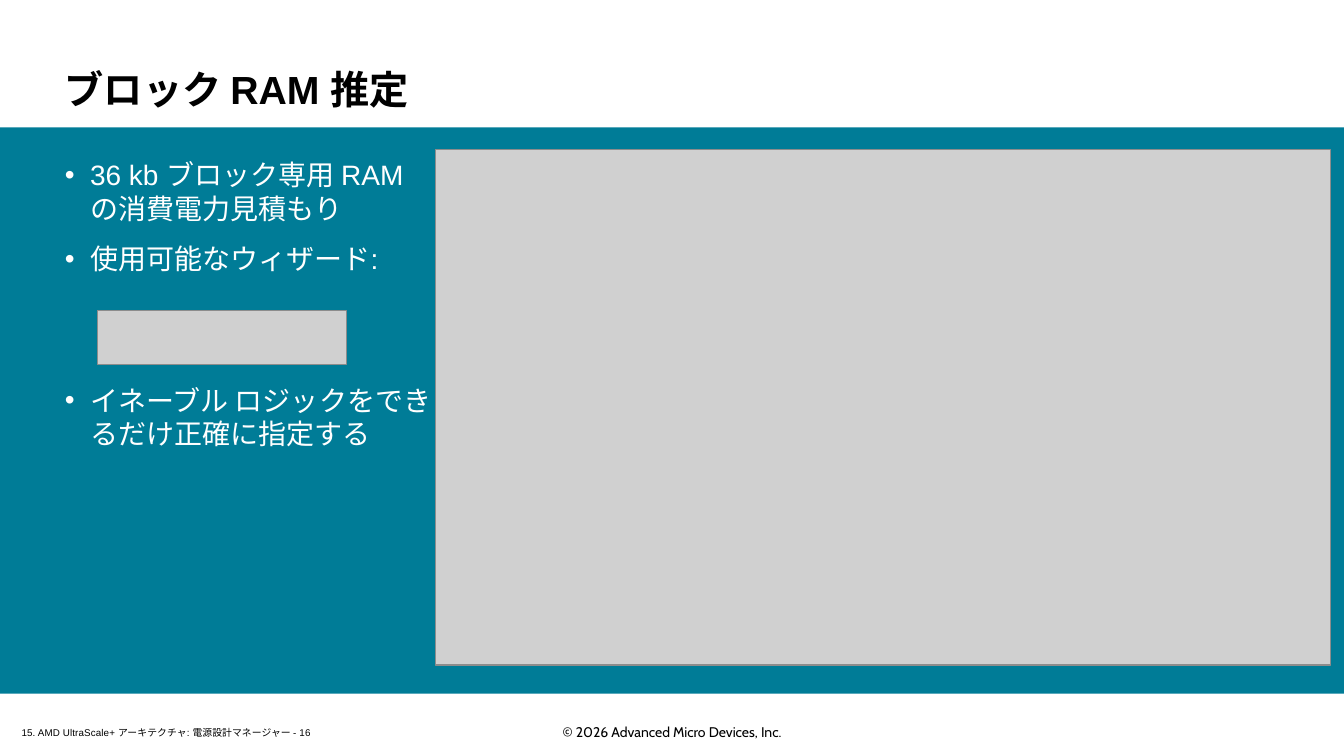
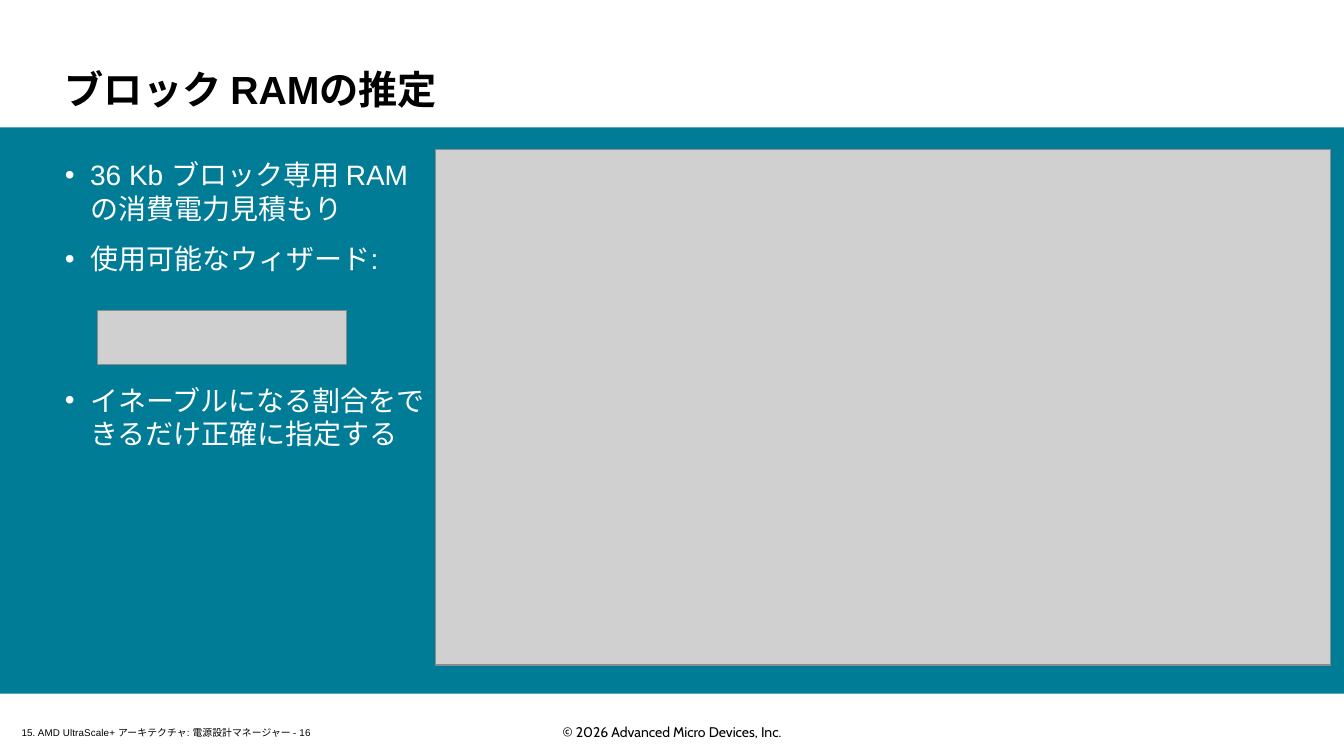
Before and after one commit to hdlabjk/spusp, a slide deck: slide 16 of doc/slides_docx/15. AMD UltraScale+ Architecture Power Design Manager_ILT_translated_ja.pptx. Drawn at 1344x756 pixels with LibreOffice and Linux fonts; fonts in the diff are those of the drawing; grey boxes stand for pictures; background and template pictures are left out. Boxes give left, top, right and bottom in pixels: in the first picture for what was removed or moved away, otherwise in the second. Text is boxed around its words. In the diff, an @@ line names an element or a change of style, - is before the commit and + after.

```diff
--- a/doc/slides_docx/15. AMD UltraScale+ Architecture Power Design Manager_ILT_translated_ja.pptx
+++ b/doc/slides_docx/15. AMD UltraScale+ Architecture Power Design Manager_ILT_translated_ja.pptx
@@ title at [65, 70, 437, 108]: text changed @@
-ブロック RAM 推定
+ブロック RAMの推定
@@ text at [90, 161, 408, 222]: text changed @@
-• 36 kb ブロック専用 RAM の消費電力見積もり
+• 36 Kb ブロック専用 RAM の消費電力見積もり
@@ text at [90, 387, 425, 447]: text changed @@
-• イネーブル ロジックをできるだけ正確に指定する
+• イネーブルになる割合をできるだけ正確に指定する
```
Also in this commit, not shown: 18 other slides changed, 10 other files.
